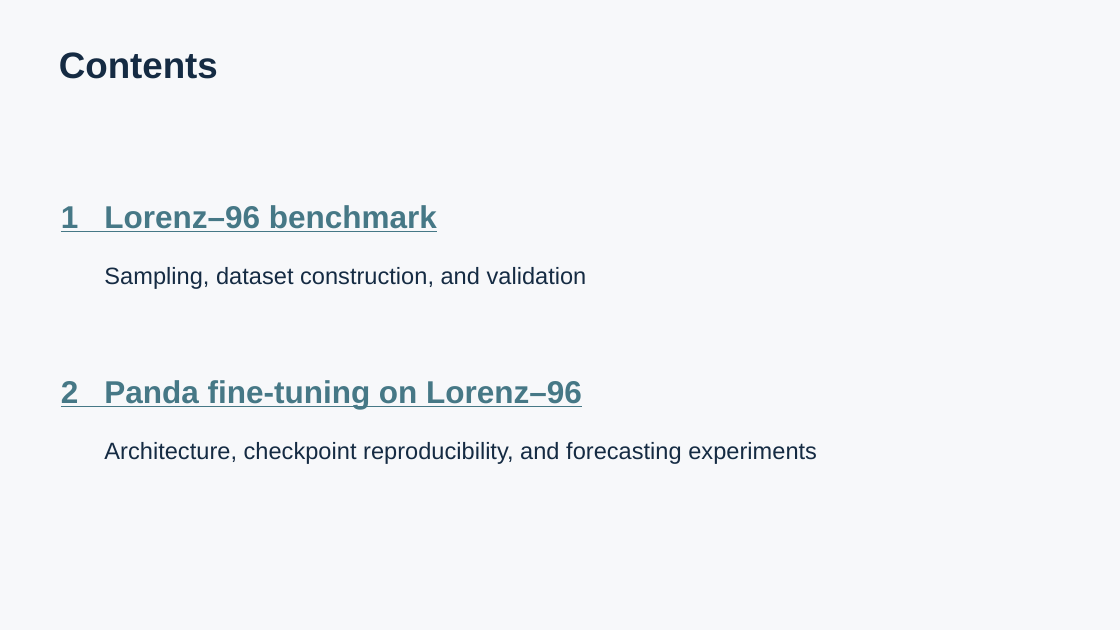
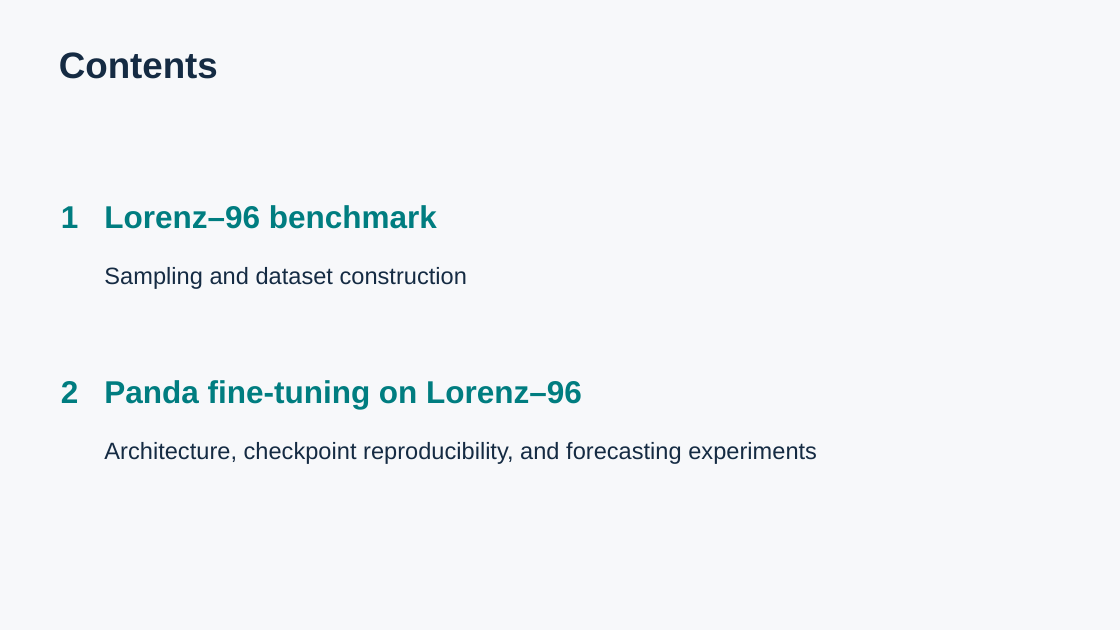
Before and after one commit to yzheng-ee/MultiscaleDynamicsAI, a slide deck: slide 2 of presentation.pptx. Drawn at 1120x630 pixels with LibreOffice and Linux fonts; fonts in the diff are those of the drawing. Boxes give left, top, right and bottom in pixels: in the first picture for what was removed or moved away, otherwise in the second. Text is boxed around its words. In the diff, an @@ line names an element or a change of style, - is before the commit and + after.

Commit message:
Refined Lorenz96-benchmark construction pipeline

```diff
--- a/presentation.pptx
+++ b/presentation.pptx
@@ text "1 Lorenz–96 benchmark" at (61,205,437,229): text colour #467886 to #007D80, underline off @@
@@ text at (104,267,467,289): text changed @@
-Sampling, dataset construction, and validation
+Sampling and dataset construction
@@ text "2 Panda fine-tuning on Lorenz–96" at (61,380,582,409): text colour #467886 to #007D80, underline off @@
```
Also in this commit, not shown: 19 other slides changed, 52 other files.
